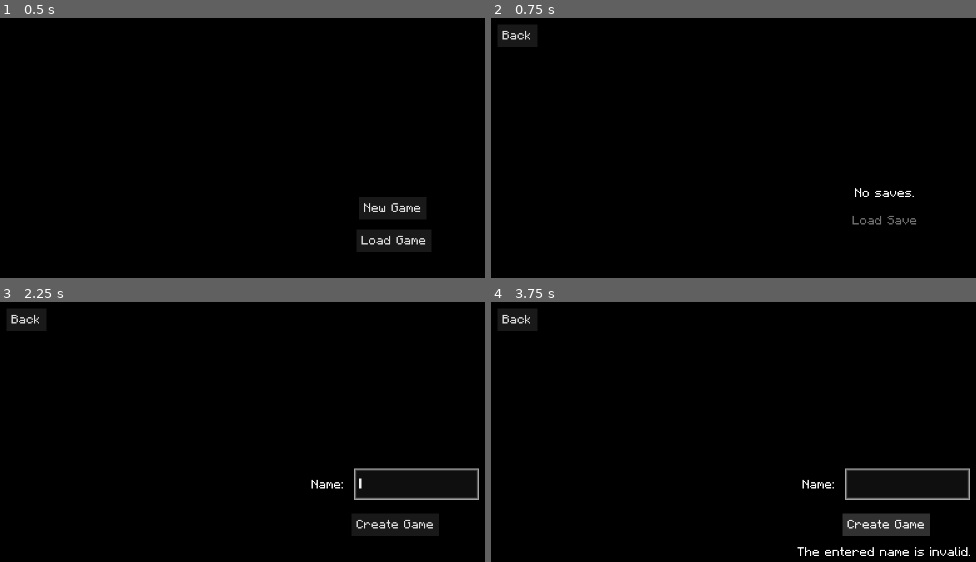
Above: before the commit, frames 1-4 (two rows, left to right).
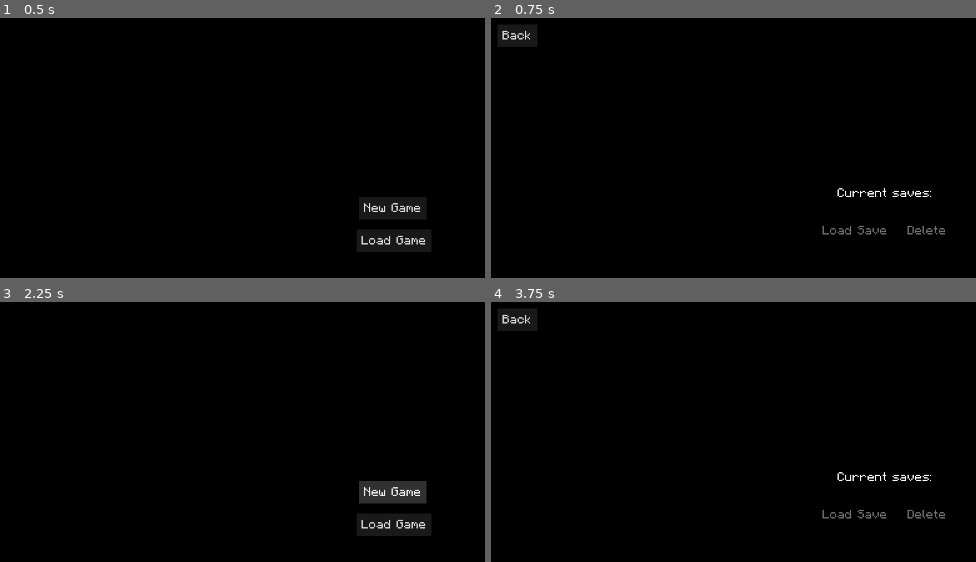
Above: after the commit, the same moments.

Repository: refrka/goRPG
Game: Godot game, scene res://game.tscn
Same seed, same stepped clock (60 frames per second), same inputs: the game is played once before the commit and once after it.
Inputs (mouse positions are in pixels of both pictures, inside the frame that each line leads up to):
- Up to frame 1 (0.5 s): no input
- Up to frame 2 (0.75 s): click "Load Game" at 0.5 s
- Up to frame 3 (2.25 s): click "Back" at 1.25 s; click "New Game" at 2 s
- Up to frame 4 (3.75 s): click (883, 491) at 2.75 s, where only the run after the commit has a clickable "New Game"; click (883, 525) at 3.5 s, where only the run before the commit has a clickable "Create Game"

Frame 1 is identical in both runs. In frame 2, 0.8% of the frame differs, in the area x 68-94%, y 65-84%; in frame 3, 2.9%; in frame 4, 3.2%, in the area x 63-99%, y 63-98%.
Error after the commit: Parse Error: Identifier "PlayerData" not declared in the current scope. (res://autoloads/SaveHandler.gd:15)

Commit message:
ug, vscode

Diff:
--- a/autoloads/Enums.gd
+++ b/autoloads/Enums.gd
@@ -4,10 +4,15 @@
 	GAME_START,
 	SAVE_DELETE,
 	SAVE_DIR,
+	SAVE_DIR_CREATE,
 	SAVE_MISSING,
 	SCENE_DUPLICATE,
 	SCENE_PATH,
 	SCENE_ROOT,
+}
+
+enum InputKey {
+
 }
 
 enum SceneKey {
--- /dev/null
+++ b/autoloads/InputHandler.gd
@@ -0,0 +1,14 @@
+extends Node
+
+func _input(input: InputEvent) -> void:
+	if input is InputEventMouse:
+		if input.is_action("mouse_left"):
+			if input.is_pressed():
+				Signals.INPUT_mouse_left.emit(true)
+			elif input.is_released():
+				Signals.INPUT_mouse_left.emit(false)
+		elif input.is_action("mouse_right"):
+			if input.is_pressed():
+				Signals.INPUT_mouse_right.emit(true)
+			elif input.is_released():
+				Signals.INPUT_mouse_right.emit(false)
--- a/autoloads/Reference.gd
+++ b/autoloads/Reference.gd
@@ -1,7 +1,7 @@
 extends Node
 
 const GAME_NAME:= "goRPG"
-const SAVE_COUNT_MAX = 3
+const SAVE_COUNT_MAX = 2
 const SceneKey = Enums.SceneKey
 
 var scene_ref = {
--- a/autoloads/SaveHandler.gd
+++ b/autoloads/SaveHandler.gd
@@ -12,6 +12,7 @@
 		if _validate_save_dir():
 			var _dir = DirAccess.open(save_path)
 			for file in _dir.get_files():
+				var _save_file = PlayerData.new()
 				var save_file = ConfigFile.new()
 				save_file.load(save_path + file)
 				save_list.append(save_file)
@@ -28,7 +29,7 @@
 	active_save = ConfigFile.new()
 	if !_validate_save_dir():
 		if !_create_save_dir():
-			Debug.log_error(Enums.ErrorKey.SAVE_DIR)
+			Debug.log_error(Enums.ErrorKey.SAVE_DIR_CREATE)
 			return
 	_set_initial_save_values(_name)
 	active_save.save(save_path + _name + ".ini")
@@ -37,13 +38,14 @@
 func delete_save(_save: ConfigFile) -> bool:
 	var save_name = _save.get_value("Player", "name")
 	var _save_path = save_path + save_name + ".ini"
-	var delete: bool
+	var delete_error:= false
+	if !_validate_save_dir():
+		return false
 	if !dir.file_exists(_save_path):
-		delete = false
+		delete_error = true
 	else:
 		dir.remove(_save_path)
-		delete = true
-	if delete == false:
+	if delete_error == true:
 		Debug.log_error(Enums.ErrorKey.SAVE_DELETE)
 		return false
 	else:
@@ -52,20 +54,12 @@
 func get_save_value(section: String, key: String) -> Variant:
 	return active_save.get_value(section, key)
 
-func load_save(_name: String) -> void:
-	for _save in save_list:
-		var save_name = _save.get_value("Player", "name")
-		if save_name == _name:
-			active_save = _save
-
 func save() -> void:
 	var save_name = active_save.get_value("Player", "name")
 	if !validate_save(save_name):
 		Debug.log_error(Enums.ErrorKey.SAVE_MISSING)
 		return
 	var _save_path = save_path + save_name + ".ini"
-	if !_validate_save_dir():
-		Debug.log_error(Enums.ErrorKey.SAVE_DIR)
 	dir.remove(_save_path)
 	active_save.save(_save_path)
 
@@ -101,4 +95,7 @@
 	active_save.set_value("Player", "name", _name)
 
 func _validate_save_dir() -> bool:
-	return dir.dir_exists(save_dir)
+	if !dir.dir_exists(save_dir):
+		Debug.log_error(Enums.ErrorKey.SAVE_DIR)
+		return false
+	return true
--- a/autoloads/Signals.gd
+++ b/autoloads/Signals.gd
@@ -9,4 +9,11 @@
 signal GAME_save_loaded(save_file: ConfigFile) # upon successful load of a save
 signal GAME_update_save(section: String, key: String, value: Variant) # in many places
 
+signal INPUT_mouse_left(state: bool) # when the left mouse button is pressed or released
+signal INPUT_mouse_right(state: bool) # when the right mouse button is pressed or released
+signal INPUT_key_up
+signal INPUT_key_down
+signal INPUT_key_left
+signal INPUT_key_right
+
 signal PLAYER_profile_closed # when the profile closes
--- a/game.gd
+++ b/game.gd
@@ -2,6 +2,8 @@
 
 var game_root: SceneHandler.Root
 var main_menu: Node
+var player: Player
+
 
 func _ready() -> void:
 	_connect_signals()
@@ -14,12 +16,16 @@
 func _connect_signals() -> void:
 	Signals.GAME_save_loaded.connect(_start_game)
 
+
+
 func _start_game(_save: ConfigFile) -> void:
 	SceneHandler.add_scene(Enums.SceneKey.MAIN_GAME, game_root)
 	var play_count = SaveHandler.get_save_value("Save", "play_count")
 	Signals.GAME_update_save.emit("Save", "play_count", play_count + 1)
 	SaveHandler.save()
 
+
+
 func _unhandled_input(input: InputEvent) -> void:
 	if input.is_action_pressed("debug_log"):
 		Debug.print_error_log()
--- a/main/main_game.gd
+++ b/main/main_game.gd
@@ -5,6 +5,13 @@
 func _ready() -> void:
 	main_game_root = SceneHandler.add_root(self)
 	_connect_signals()
+	_connect_buttons()
+	gui_input.connect(_select_bg)
+
+func _connect_signals() -> void:
+	Signals.PLAYER_profile_closed.connect(func():%MenuButton.visible = true)
+
+func _connect_buttons() -> void:
 	%MenuList.visible = false
 	%QuitConfirm.visible = false
 	%MenuButton.pressed.connect(_show_game_menu)
@@ -13,10 +20,6 @@
 	%MenuQuitButton.pressed.connect(_quit_game)
 	%QuitSaveButton.pressed.connect(_save_game)
 	%QuitQuitButton.pressed.connect(_quit_game.bind(true))
-	gui_input.connect(_select_bg)
-
-func _connect_signals() -> void:
-	Signals.PLAYER_profile_closed.connect(func():%MenuButton.visible = true)
 
 func _hide_game_menu() -> void:
 	if %MenuButton.pressed.is_connected(_hide_game_menu):
@@ -35,7 +38,7 @@
 
 func _quit_game(_confirmed:=false) -> void:
 	if !_confirmed:
-		%QuitConfirm.visible = true
+		%QuitConfirm.visible = !%QuitConfirm.visible
 		return
 	queue_free()
 	Signals.GAME_quit.emit()
--- a/main/main_menu.gd
+++ b/main/main_menu.gd
@@ -1,10 +1,11 @@
 extends Control
 
-var new_game: NewGame
+var new_game: NewGameModel
 var save_row = preload("res://main/save_row.tscn")
-var selected_row: PanelContainer
+var save_index:= {}
 
-class NewGame:
+# Model for the new game creation input
+class NewGameModel:
 	var name: String:
 		set(value):
 			if _validate_name(value):
@@ -31,17 +32,20 @@
 
 func _ready() -> void:
 	name = "MainMenu"
-	new_game = NewGame.new(%NameEntry, %NameEntryError, %CreateGameButton)
+	new_game = NewGameModel.new(%NameEntry, %NameEntryError, %CreateGameButton)
 	_connect_signals()
+	_connect_buttons()
 	_show(%MainMenu)
 
 func _connect_signals() -> void:
+	Signals.GAME_quit.connect(_show.bind(%MainMenu))
+
+func _connect_buttons() -> void:
 	%NewGameButton.pressed.connect(_new_game)
 	%LoadGameButton.pressed.connect(_load_game)
 	%NameEntry.text_submitted.connect(_on_name_submitted)
 	%CreateGameButton.pressed.connect(func():%NameEntry.text_submitted.emit(%NameEntry.text))
 	%BackButton.pressed.connect(_main_menu)
-	Signals.GAME_quit.connect(_show.bind(%MainMenu))
 
 func _create_save_row(save: ConfigFile) -> PanelContainer:
 	var row = save_row.instantiate()
@@ -59,31 +63,32 @@
 	%DeleteButton.pressed.connect(_delete_save.bind(row, save))
 	_show(%DeleteSaveMenu)
 
-func _delete_save(row: PanelContainer, save: ConfigFile) -> void:
+func _delete_save(index: int, save: ConfigFile) -> void:
 	var save_name = save.get_value("Player", "name")
 	if !SaveHandler.validate_save(save_name):
 		Debug.log_error(Enums.ErrorKey.SAVE_MISSING)
 		return
 	if SaveHandler.delete_save(save):
-		row.queue_free()
+		%ItemList.remove_item(index)
 		%DeleteLabel.text = "Save deleted"
 		%DeleteButton.visible = false
 		%DeleteButton.pressed.disconnect(_delete_save)
 
 func _load_game() -> void:
 	%LoadSaveButton.disabled = true
+	%DeleteSaveButton.disabled = true
 	_show(%LoadGameMenu)
 	if SaveHandler.save_list.size() == 0:
 		%LoadGameLabel.text = "No saves."
 		%LoadSaveButton.disabled = true
 	else:
 		%LoadGameLabel.text = "Current saves:"
-		for child in %SaveList.get_children():
-			if child != %LoadGameLabel:
-				%SaveList.remove_child(child)
+		%ItemList.clear()
 		for save in SaveHandler.save_list:
-			var hbox = _create_save_row(save)
-			%SaveList.add_child(hbox)
+			# var hbox = _create_save_row(save)
+			save_index[save] = %ItemList.add_item(save.get_value("Player", "name"))
+			%ItemList.set_item_tooltip_enabled(save_index[save], false)
+		# %ItemList.item_selected.connect(_save_row_selected)
 
 func _load_save(save: ConfigFile) -> void:
 	Signals.GAME_save_loaded.emit(save)
@@ -116,22 +121,16 @@
 		Signals.GAME_save_loaded.emit(new_save)
 	visible = false
 
-func _save_row_selected(input: InputEvent, row: PanelContainer, save: ConfigFile) -> void:
-	if input.is_action_pressed("select"):
-		if %LoadSaveButton.pressed.has_connections():
-			%LoadSaveButton.pressed.disconnect(_load_save)
-		%LoadSaveButton.disabled = false
-		%LoadSaveButton.pressed.connect(_load_save.bind(save))
-		selected_row = row
-		for _save_row in %SaveList.get_children():
-			if _save_row != row:
-				var _stylebox = _save_row.get_theme_stylebox("panel").duplicate()
-				_stylebox.draw_center = false
-				_save_row.add_theme_stylebox_override("panel", _stylebox)
-
-		var stylebox = row.get_theme_stylebox("panel").duplicate()
-		stylebox.draw_center = true
-		row.add_theme_stylebox_override("panel", stylebox)
+func _save_row_selected(index: int) -> void:
+	var selected_save = save_index.find_key(index)
+	if %LoadSaveButton.pressed.has_connections():
+		%LoadSaveButton.pressed.disconnect(_load_save)
+	%LoadSaveButton.disabled = false
+	if %DeleteSaveButton.pressed.has_connections():
+		%LoadSaveButton.pressed.disconnect(_delete_save)
+	%DeleteSaveButton.disabled = false
+	%LoadSaveButton.pressed.connect(_load_save.bind(selected_save))
+	%DeleteSaveButton.pressed.connect(_delete_save.bind(index, selected_save))
 
 func _show(menu: Node) -> void:
 	visible = true
--- a/main/main_menu.tscn
+++ b/main/main_menu.tscn
@@ -37,6 +37,7 @@
 anchor_bottom = 1.0
 grow_horizontal = 2
 grow_vertical = 2
+mouse_filter = 2
 
 [node name="VBoxContainer" type="VBoxContainer" parent="MainMenu"]
 layout_mode = 1
@@ -66,6 +67,7 @@
 
 [node name="NewGameMenu" type="Control" parent="."]
 unique_name_in_owner = true
+visible = false
 layout_mode = 1
 anchors_preset = 15
 anchor_right = 1.0
@@ -133,7 +135,6 @@
 
 [node name="LoadGameMenu" type="Control" parent="."]
 unique_name_in_owner = true
-visible = false
 layout_mode = 1
 anchors_preset = 15
 anchor_right = 1.0
@@ -160,23 +161,40 @@
 layout_mode = 2
 
 [node name="SaveList" type="VBoxContainer" parent="LoadGameMenu/MarginContainer/VBoxContainer"]
-unique_name_in_owner = true
 layout_mode = 2
 
 [node name="LoadGameLabel" type="RichTextLabel" parent="LoadGameMenu/MarginContainer/VBoxContainer/SaveList"]
 unique_name_in_owner = true
 layout_mode = 2
+size_flags_vertical = 3
 bbcode_enabled = true
 text = "Current saves:"
 fit_content = true
 autowrap_mode = 0
 horizontal_alignment = 1
 
-[node name="LoadSaveButton" type="Button" parent="LoadGameMenu/MarginContainer/VBoxContainer"]
+[node name="ItemList" type="ItemList" parent="LoadGameMenu/MarginContainer/VBoxContainer/SaveList"]
+unique_name_in_owner = true
+layout_mode = 2
+size_flags_horizontal = 4
+tooltip_text = "uhhhhh"
+auto_width = true
+auto_height = true
+
+[node name="HBoxContainer" type="HBoxContainer" parent="LoadGameMenu/MarginContainer/VBoxContainer/SaveList"]
+layout_mode = 2
+size_flags_horizontal = 4
+
+[node name="LoadSaveButton" type="Button" parent="LoadGameMenu/MarginContainer/VBoxContainer/SaveList/HBoxContainer"]
 unique_name_in_owner = true
 layout_mode = 2
 size_flags_horizontal = 4
 text = "Load Save"
+
+[node name="DeleteSaveButton" type="Button" parent="LoadGameMenu/MarginContainer/VBoxContainer/SaveList/HBoxContainer"]
+unique_name_in_owner = true
+layout_mode = 2
+text = "Delete"
 
 [node name="DeleteSaveMenu" type="Control" parent="."]
 unique_name_in_owner = true
--- /dev/null
+++ b/player/player.gd
@@ -0,0 +1,13 @@
+class_name Player extends Node
+
+var player_data = preload("res://player/player_data.gd")
+var save: Resource
+var test:= "poop"
+
+var inventory
+
+func _init() -> void:
+	_connect_signals()
+
+func _connect_signals() -> void:
+	pass
--- a/project.godot
+++ b/project.godot
@@ -23,6 +23,7 @@
 SceneHandler="*res://autoloads/SceneHandler.gd"
 Reference="*res://autoloads/Reference.gd"
 SaveHandler="*res://autoloads/SaveHandler.gd"
+InputHandler="*res://autoloads/InputHandler.gd"
 
 [display]
 
@@ -48,6 +49,45 @@
 "events": [Object(InputEventKey,"resource_local_to_scene":false,"resource_name":"","device":-1,"window_id":0,"alt_press …(194 unchanged characters)…
 ]
 }
+continue={
+"deadzone": 0.2,
+"events": [Object(InputEventKey,"resource_local_to_scene":false,"resource_name":"","device":-1,"window_id":0,"alt_pressed":false,"shift_pressed":false,"ctrl_pressed":false,"meta_pressed":false,"pressed":false,"keycode":0,"physical_keycode":32,"key_label":0,"unicode":32,"location":0,"echo":false,"script":null)
+]
+}
+mouse_left={
+"deadzone": 0.2,
+"events": [Object(InputEventMouseButton,"resource_local_to_scene":false,"resource_name":"","device":-1,"window_id":0,"alt_pressed":false,"shift_pressed":false,"ctrl_pressed":false,"meta_pressed":false,"button_mask":0,"position":Vector2(0, 0),"global_position":Vector2(0, 0),"factor":1.0,"button_index":1,"canceled":false,"pressed":false,"double_click":false,"script":null)
+]
+}
+mouse_right={
+"deadzone": 0.2,
+"events": [Object(InputEventMouseButton,"resource_local_to_scene":false,"resource_name":"","device":-1,"window_id":0,"alt_pressed":false,"shift_pressed":false,"ctrl_pressed":false,"meta_pressed":false,"button_mask":0,"position":Vector2(0, 0),"global_position":Vector2(0, 0),"factor":1.0,"button_index":2,"canceled":false,"pressed":false,"double_click":false,"script":null)
+]
+}
+up={
+"deadzone": 0.2,
+"events": [Object(InputEventKey,"resource_local_to_scene":false,"resource_name":"","device":-1,"window_id":0,"alt_pressed":false,"shift_pressed":false,"ctrl_pressed":false,"meta_pressed":false,"pressed":false,"keycode":0,"physical_keycode":87,"key_label":0,"unicode":119,"location":0,"echo":false,"script":null)
+, Object(InputEventKey,"resource_local_to_scene":false,"resource_name":"","device":-1,"window_id":0,"alt_pressed":false,"shift_pressed":false,"ctrl_pressed":false,"meta_pressed":false,"pressed":false,"keycode":0,"physical_keycode":4194320,"key_label":0,"unicode":0,"location":0,"echo":false,"script":null)
+]
+}
+down={
+"deadzone": 0.2,
+"events": [Object(InputEventKey,"resource_local_to_scene":false,"resource_name":"","device":-1,"window_id":0,"alt_pressed":false,"shift_pressed":false,"ctrl_pressed":false,"meta_pressed":false,"pressed":false,"keycode":0,"physical_keycode":83,"key_label":0,"unicode":115,"location":0,"echo":false,"script":null)
+, Object(InputEventKey,"resource_local_to_scene":false,"resource_name":"","device":-1,"window_id":0,"alt_pressed":false,"shift_pressed":false,"ctrl_pressed":false,"meta_pressed":false,"pressed":false,"keycode":0,"physical_keycode":4194322,"key_label":0,"unicode":0,"location":0,"echo":false,"script":null)
+]
+}
+left={
+"deadzone": 0.2,
+"events": [Object(InputEventKey,"resource_local_to_scene":false,"resource_name":"","device":-1,"window_id":0,"alt_pressed":false,"shift_pressed":false,"ctrl_pressed":false,"meta_pressed":false,"pressed":false,"keycode":0,"physical_keycode":65,"key_label":0,"unicode":97,"location":0,"echo":false,"script":null)
+, Object(InputEventKey,"resource_local_to_scene":false,"resource_name":"","device":-1,"window_id":0,"alt_pressed":false,"shift_pressed":false,"ctrl_pressed":false,"meta_pressed":false,"pressed":false,"keycode":0,"physical_keycode":4194319,"key_label":0,"unicode":0,"location":0,"echo":false,"script":null)
+]
+}
+right={
+"deadzone": 0.2,
+"events": [Object(InputEventKey,"resource_local_to_scene":false,"resource_name":"","device":-1,"window_id":0,"alt_pressed":false,"shift_pressed":false,"ctrl_pressed":false,"meta_pressed":false,"pressed":false,"keycode":0,"physical_keycode":68,"key_label":0,"unicode":100,"location":0,"echo":false,"script":null)
+, Object(InputEventKey,"resource_local_to_scene":false,"resource_name":"","device":-1,"window_id":0,"alt_pressed":false,"shift_pressed":false,"ctrl_pressed":false,"meta_pressed":false,"pressed":false,"keycode":0,"physical_keycode":4194321,"key_label":0,"unicode":0,"location":0,"echo":false,"script":null)
+]
+}
 
 [rendering]
 
--- a/resources/game_theme.tres
+++ b/resources/game_theme.tres
@@ -36,6 +36,32 @@
 content_margin_bottom = 2.0
 bg_color = Color(0.0980392, 0.0980392, 0.0980392, 1)
 
+[sub_resource type="StyleBoxEmpty" id="StyleBoxEmpty_jqkxy"]
+
+[sub_resource type="StyleBoxFlat" id="StyleBoxFlat_2ppkm"]
+bg_color = Color(0.0430392, 0.0430392, 0.0430392, 1)
+draw_center = false
+
+[sub_resource type="StyleBoxFlat" id="StyleBoxFlat_edbem"]
+bg_color = Color(0.0962047, 0.0962048, 0.0962046, 1)
+
+[sub_resource type="StyleBoxFlat" id="StyleBoxFlat_gsfs6"]
+bg_color = Color(0.133196, 0.133196, 0.133196, 1)
+
+[sub_resource type="StyleBoxFlat" id="StyleBoxFlat_4uuf5"]
+bg_color = Color(0.133196, 0.133196, 0.133196, 1)
+
+[sub_resource type="StyleBoxFlat" id="StyleBoxFlat_1kp4h"]
+bg_color = Color(0, 0, 0, 1)
+draw_center = false
+border_color = Color(0.133196, 0.133196, 0.133196, 1)
+
+[sub_resource type="StyleBoxFlat" id="StyleBoxFlat_4r3bg"]
+bg_color = Color(0.133196, 0.133196, 0.133196, 1)
+
+[sub_resource type="StyleBoxFlat" id="StyleBoxFlat_xq2xf"]
+bg_color = Color(0.133196, 0.133196, 0.133196, 1)
+
 [sub_resource type="StyleBoxEmpty" id="StyleBoxEmpty_oitfk"]
 
 [sub_resource type="StyleBoxFlat" id="StyleBoxFlat_5c6gk"]
@@ -67,6 +93,19 @@
 Button/styles/hover = SubResource("StyleBoxFlat_lyffh")
 Button/styles/normal = SubResource("StyleBoxFlat_oitfk")
 Button/styles/pressed = SubResource("StyleBoxFlat_jqkxy")
+ItemList/colors/font_color = Color(0.65, 0.65, 0.65, 1)
+ItemList/colors/font_hovered_color = Color(0.65, 0.65, 0.65, 1)
+ItemList/colors/font_hovered_selected_color = Color(1, 1, 1, 1)
+ItemList/colors/font_selected_color = Color(1, 1, 1, 1)
+ItemList/colors/guide_color = Color(0.701961, 0.701961, 0.701961, 0)
+ItemList/styles/cursor = SubResource("StyleBoxEmpty_jqkxy")
+ItemList/styles/focus = SubResource("StyleBoxFlat_2ppkm")
+ItemList/styles/hovered = SubResource("StyleBoxFlat_edbem")
+ItemList/styles/hovered_selected = SubResource("StyleBoxFlat_gsfs6")
+ItemList/styles/hovered_selected_focus = SubResource("StyleBoxFlat_4uuf5")
+ItemList/styles/panel = SubResource("StyleBoxFlat_1kp4h")
+ItemList/styles/selected = SubResource("StyleBoxFlat_4r3bg")
+ItemList/styles/selected_focus = SubResource("StyleBoxFlat_xq2xf")
 LineEdit/styles/focus = SubResource("StyleBoxEmpty_oitfk")
 LineEdit/styles/normal = SubResource("StyleBoxFlat_5c6gk")
 OptionButton/styles/pressed = SubResource("StyleBoxFlat_kyjye")
--- a/utility/debug/error_messages.gd
+++ b/utility/debug/error_messages.gd
@@ -6,6 +6,7 @@
 	ErrorKey.GAME_START: "A fatal error occurred before game start.",
 	ErrorKey.SAVE_DELETE: "Unable to validate save for deletion.",
 	ErrorKey.SAVE_DIR: "Unable to validate save directory.",
+	ErrorKey.SAVE_DIR_CREATE: "Unable to validate save directory.",
 	ErrorKey.SAVE_MISSING: "Unable to locate save file.",
 	ErrorKey.SCENE_DUPLICATE: "Attempting to load a duplicate scene.",
 	ErrorKey.SCENE_PATH: "Invalid scene path.",
Not shown, added: autoloads/InputHandler.gd.uid
Not shown, added: player/player.gd.uid
Not shown, added: player/player_data.gd.uid
Not shown: 1 places in resources/game_theme.tres that only renumber resources
Not shown, changed: todo.txt
